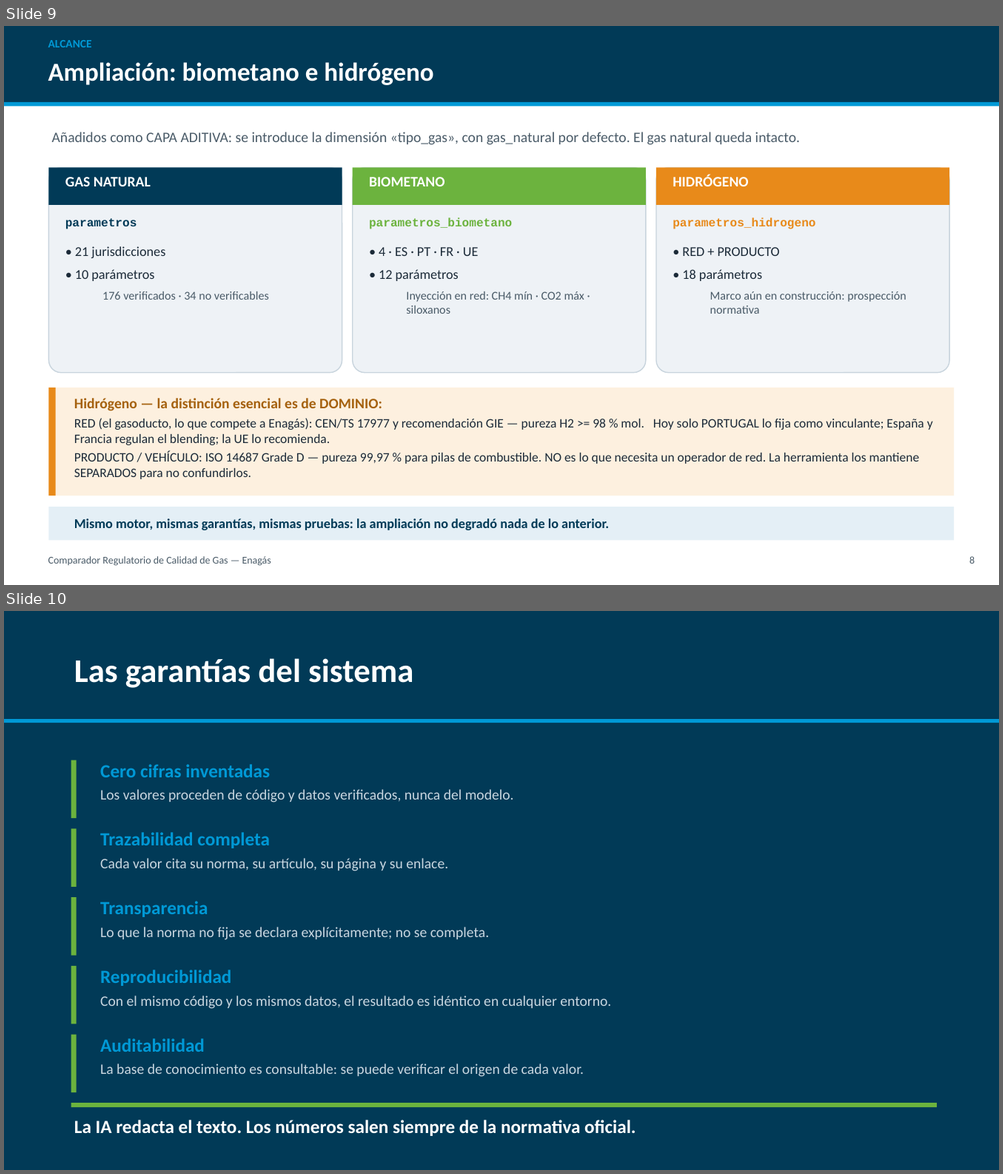
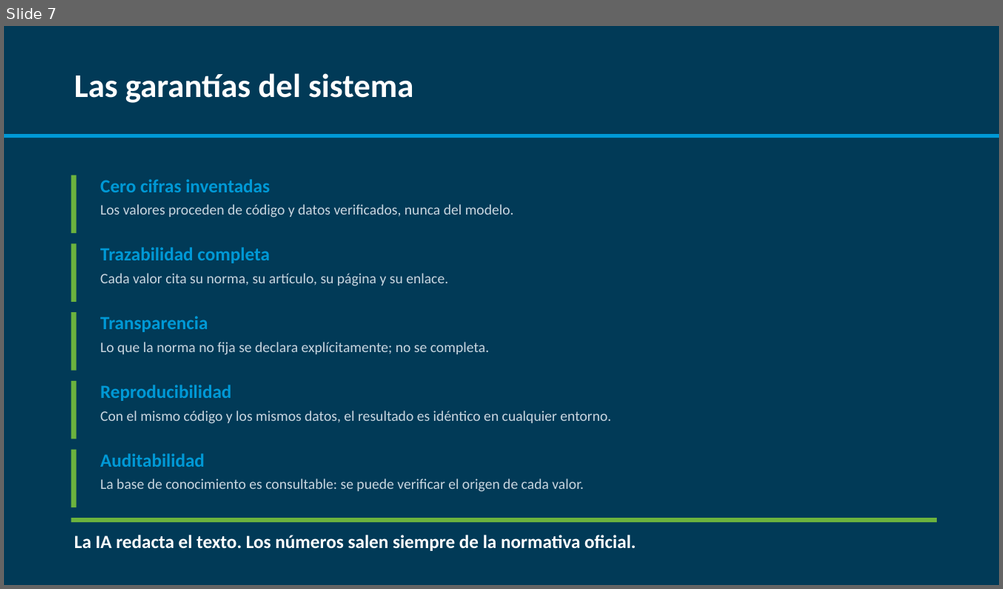
Before and after one commit to CarlosOlivaZurdo/ENAG-S_G1, a slide deck: docs/Presentacion_Comparador_Gas.pptx. Shown one above the other, each under a label of ours: slides 9 and 10 before the commit, slide 7 after it. The pictures are 1003x1174 and 1003x589 pixels, drawn with LibreOffice and Linux fonts; fonts in the diff are those of the drawing. Boxes give left, top, right and bottom in pixels: in the first picture for what was removed or moved away, otherwise in the second. Text is boxed around its words. In the diff, an @@ line names an element or a change of style, - is before the commit and + after.

```diff
--- a/docs/Presentacion_Comparador_Gas.pptx
+++ b/docs/Presentacion_Comparador_Gas.pptx
@@ slide 9 removed at <box>4,26,999,585</box>, background #FFFFFF @@
@@ rectangle removed at <box>4,26,999,102</box> @@
@@ text removed at <box>48,40,92,47</box> @@
-ALCANCE
@@ text removed at <box>48,62,433,85</box> @@
-Ampliación: biometano e hidrógeno
@@ rectangle removed at <box>4,102,999,107</box> @@
@@ text removed at <box>52,132,800,145</box> @@
-Añadidos como CAPA ADITIVA: se introduce la dimensión «tipo_gas», con gas_natural por defecto. El gas natural queda intacto.
@@ rounded rectangle removed at <box>48,168,342,373</box> @@
@@ rectangle removed at <box>48,168,342,205</box> @@
@@ text removed at <box>65,177,151,187</box> @@
-GAS NATURAL
@@ rounded rectangle removed at <box>353,168,646,373</box> @@
@@ rectangle removed at <box>353,168,646,205</box> @@
@@ text removed at <box>369,177,444,187</box> @@
-BIOMETANO
@@ rounded rectangle removed at <box>656,168,949,373</box> @@
@@ rectangle removed at <box>656,168,949,205</box> @@
@@ text removed at <box>672,175,748,187</box> @@
-HIDRÓGENO
@@ text removed at <box>65,218,137,230</box> @@
-parametros
@@ text removed at <box>369,218,512,230</box> @@
-parametros_biometano
@@ text removed at <box>672,218,815,230</box> @@
-parametros_hidrogeno
@@ text removed at <box>75,247,269,300</box> @@
-• 21 jurisdicciones
-• 10 parámetros
-  176 verificados · 34 no verificables
@@ text removed at <box>378,247,584,314</box> @@
-• 4 · ES · PT · FR · UE
-• 12 parámetros
-  Inyección en red: CH4 mín · CO2 máx · siloxanos
@@ text removed at <box>682,247,905,314</box> @@
-• RED + PRODUCTO
-• 18 parámetros
-  Marco aún en construcción: prospección normativa
@@ rectangle removed at <box>48,388,954,496</box> @@
@@ rectangle removed at <box>48,388,56,496</box> @@
@@ text removed at <box>74,398,933,480</box> @@
-Hidrógeno — la distinción esencial es de DOMINIO:
-RED (el gasoducto, lo que compete a Enagás): CEN/TS 17977 y recomendación GIE — pureza H2 >= 98 % mol. Hoy solo PORTUGAL lo fija como vinculante; España y Francia regulan el blending; la UE lo recomienda.
-PRODUCTO / VEHÍCULO: ISO 14687 Grade D — pureza 99,97 % para pilas de combustible. NO es lo que necesita un operador de red. La herramienta los mantiene SEPARADOS para no confundirlos.
@@ rectangle removed at <box>48,507,954,541</box> @@
@@ text removed at <box>74,519,609,531</box> @@
-Mismo motor, mismas garantías, mismas pruebas: la ampliación no degradó nada de lo anterior.
@@ text removed at <box>48,557,271,566</box> @@
-Comparador Regulatorio de Calidad de Gas — Enagás
@@ text removed at <box>969,557,974,564</box> @@
-8
@@ what was slide 10 is now slide 7 @@
```
Also in this commit, not shown: 5 slides changed, 1 slide added, 3 other slides removed, 1 other file.
